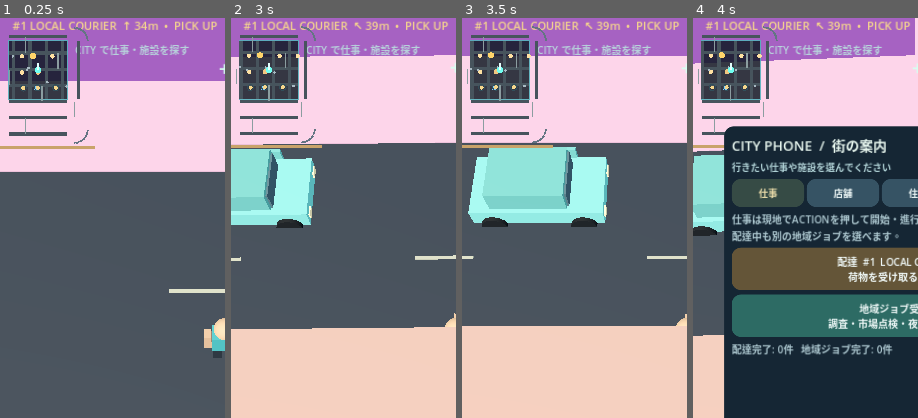
Above: before the commit, frames 1-4 (left to right).
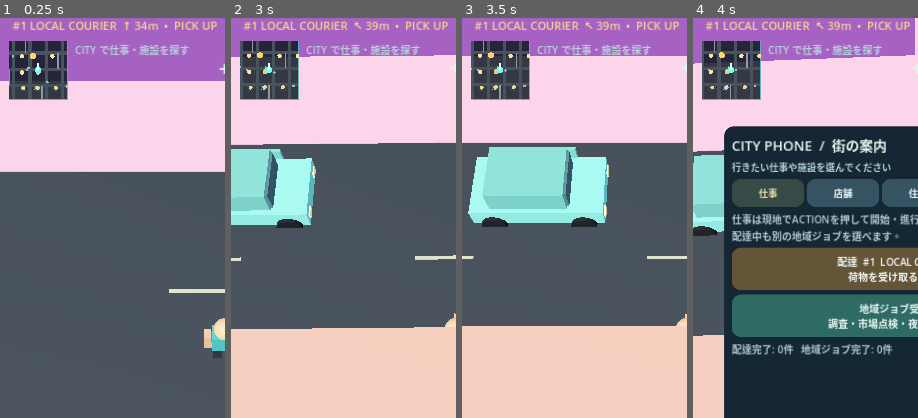
Above: after the commit, the same moments.

Repository: shejklgaia-png/Gt_a_like_game
Game: Godot game, scene res://scenes/main.tscn
Same seed, same stepped clock (60 frames per second), same inputs: the game is played once before the commit and once after it.
Inputs (mouse positions are % of the whole screen's width and height, from its top left):
- Up to frame 1 (0.25 s): no input
- Up to frame 2 (3 s): click "FIRE" at 0.5 s; click "ACTION" at 1.25 s; tap Enter at 2 s; move the mouse to (72, 45) at 2.02 s; hold D 2.03-2.75 s; hold Shift 2.03-2.75 s; click (72, 45) at 2.17 s; tap Space at 2.27 s; drag from (30, 55) to (45, 70) at 2.77 s
- Up to frame 3 (3.5 s): no input
- Up to frame 4 (4 s): move the mouse to (60, 28) at 3.52 s; hold D from 3.53 s (still down); tap B at 3.6 s
The pictures show only the part of the screen within x 0-50%, y 10-60%; the shares and areas given below are measured in that part.

The runs differ from the first frame. In frame 1, 1.6% of the frame differs, in the area x 0-43%, y 2-33%; in frame 2, 1.5%; in frame 3, 1.5%; in frame 4, 1.2%.

Commit message:
Render clipped building-avoiding A* route as minimap breadcrumbs with graceful fallback

Diff:
--- a/scripts/minimap.gd
+++ b/scripts/minimap.gd
@@ -8,6 +8,7 @@
 
 func _ready() -> void:
 	mouse_filter = Control.MOUSE_FILTER_IGNORE
+	clip_contents = true # Keep distant A* map lines inside the minimap.
 
 func _process(delta: float) -> void:
 	refresh_clock += delta
@@ -109,13 +110,21 @@
 	var marker := to_map(waypoint, focus)
 	marker = marker.clamp(Vector2(7, 7), size - Vector2(7, 7))
 	draw_circle(marker, 5.0, Color("#ffd46a"))
-	# The manually selected CITY GPS stands out even when the destination is
-	# far outside this compact minimap. An edge-clamped ray gives direction.
-	if game.navigation_kind != "":
+	# Draw the remaining building-avoiding route rather than a single
+	# straight line through shops and apartments. Physics is unaffected.
+	if game.navigation_kind != "" and game.city_route != null:
 		var city_destination: Vector3 = game.city_waypoint_point()
+		var breadcrumb: PackedVector2Array = game.city_route.visible_route(focus, city_destination)
+		for index in range(1, breadcrumb.size()):
+			var prev := to_map(Vector3(breadcrumb[index - 1].x, 0, breadcrumb[index - 1].y), focus)
+			var next := to_map(Vector3(breadcrumb[index].x, 0, breadcrumb[index].y), focus)
+			draw_line(prev, next, Color("#4bdac4", 0.88), 2.6, true)
 		var raw_point: Vector2 = to_map(city_destination, focus)
 		var city_point := raw_point.clamp(Vector2(9, 9), size - Vector2(9, 9))
-		draw_line(size * 0.5, city_point, Color("#54e4cb"), 2.2, true)
+		# If a route is unavailable (e.g. a temporary map rebuild),
+		# retain a direct bearing instead of leaving GPS invisible.
+		if breadcrumb.size() < 2:
+			draw_line(size * 0.5, city_point, Color("#54e4cb", 0.7), 1.8, true)
 		draw_arc(city_point, 7.3, 0.0, TAU, 16, Color("#d9fff2"), 2.0)
 		draw_circle(city_point, 4.5, Color("#3ad8c2"))
 	draw_circle(size * 0.5, 5.0, Color("#71fff1"))
